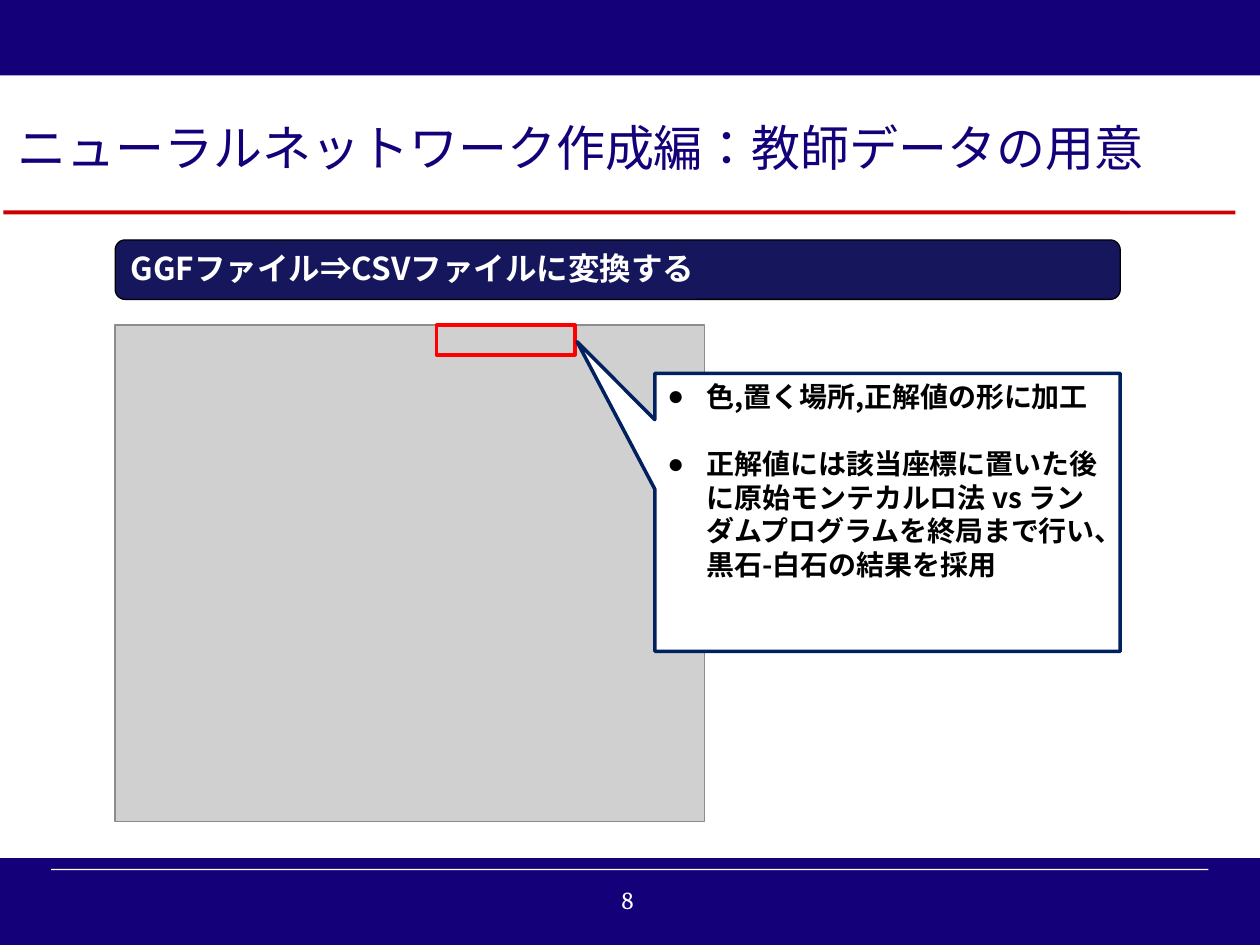
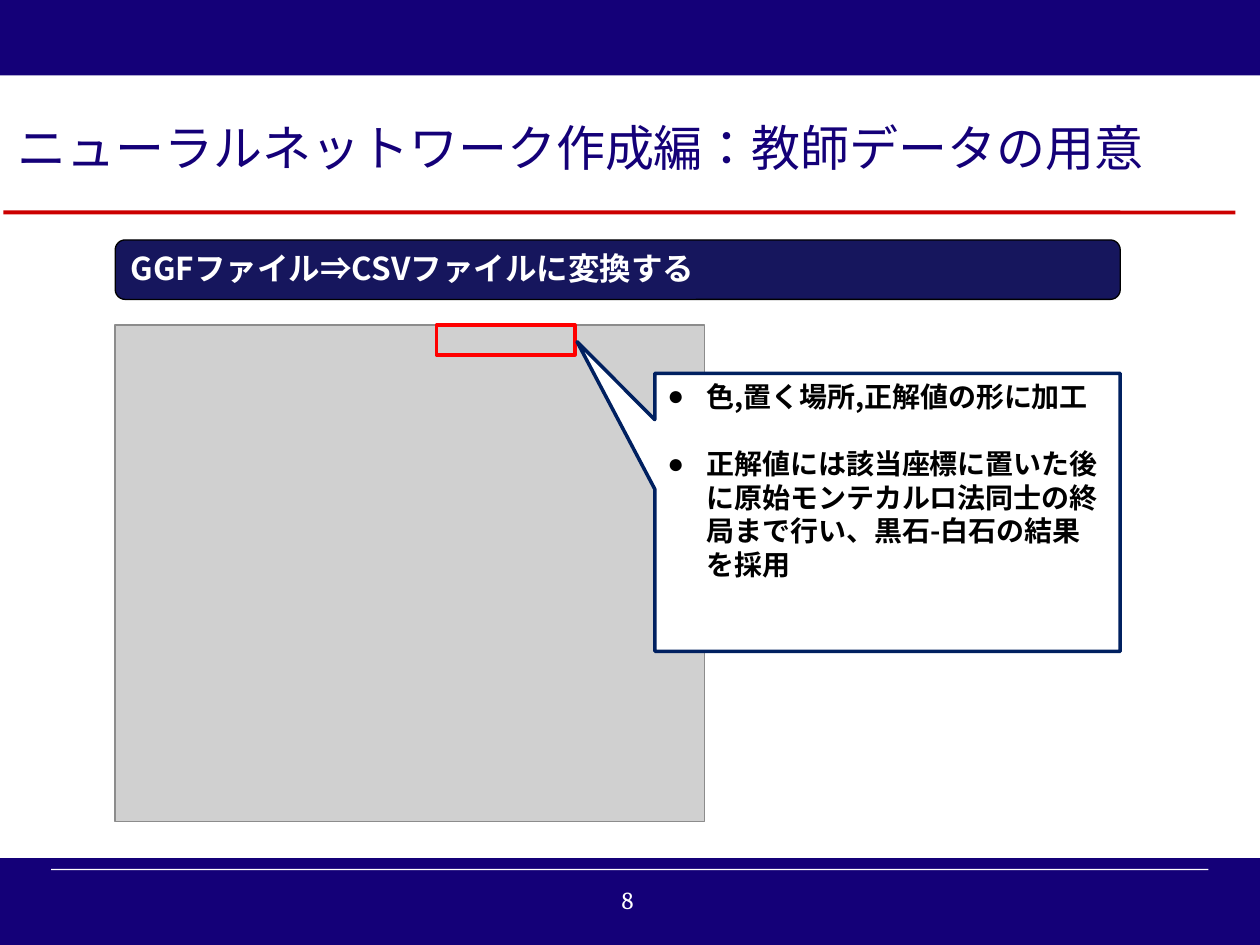
Before and after one commit to reversi-ir/ai-program, a slide deck: slide 8 of reversi-ai/result/オセロAI_技術アカデミー用説明資料.pptx. Drawn at 1260x945 pixels with LibreOffice and Linux fonts; fonts in the diff are those of the drawing; grey boxes stand for pictures; background and template pictures are left out. Boxes give left, top, right and bottom in pixels: in the first picture for what was removed or moved away, otherwise in the second. Text is boxed around its words. In the diff, an @@ line names an element or a change of style, - is before the commit and + after.

```diff
--- a/reversi-ai/result/オセロAI_技術アカデミー用説明資料.pptx
+++ b/reversi-ai/result/オセロAI_技術アカデミー用説明資料.pptx
@@ text in speech box at (707, 450, 1098, 578): text changed @@
-● 正解値には該当座標に置いた後に原始モンテカルロ法 vs ランダムプログラムを終局まで行い、黒石-白石の結果を採用
+● 正解値には該当座標に置いた後に原始モンテカルロ法同士の終局まで行い、黒石-白石の結果を採用
```
Also in this commit, not shown: 7 other slides changed, 4 slides added, 15 other files.
